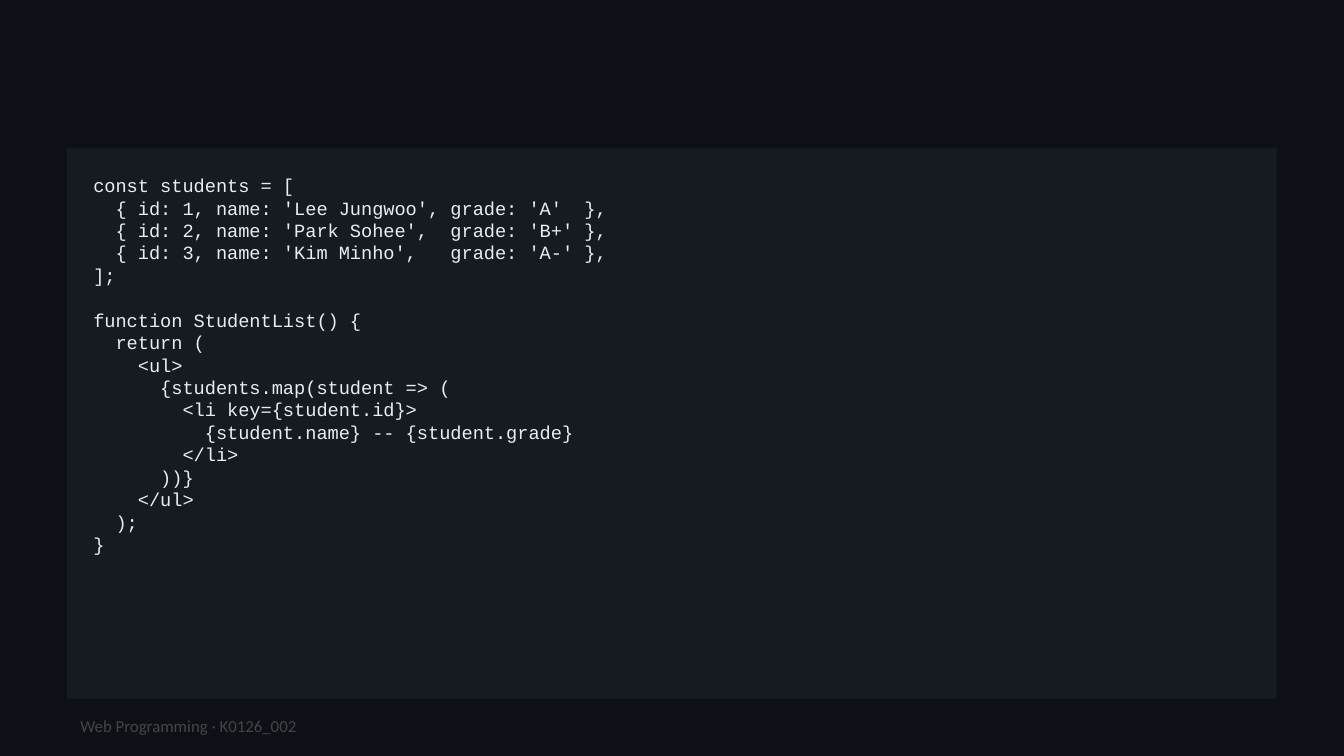
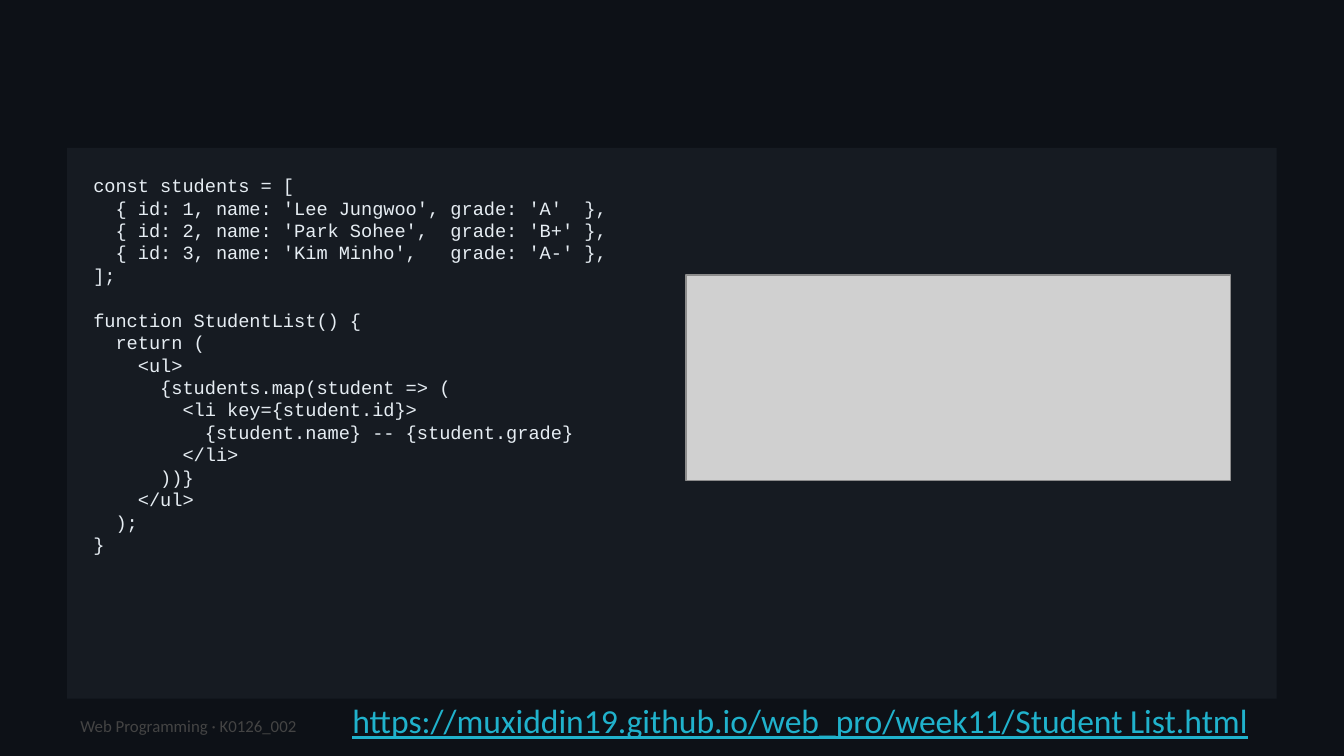
Before and after one commit to muxiddin19/WebPro, a slide deck: slide 16 of week10/WebPro_Week11_Fri_ReactProps_v1.pptx. Drawn at 1344x756 pixels with LibreOffice and Linux fonts; fonts in the diff are those of the drawing; grey boxes stand for pictures. Boxes give left, top, right and bottom in pixels: in the first picture for what was removed or moved away, otherwise in the second. Text is boxed around its words. In the diff, an @@ line names an element or a change of style, - is before the commit and + after.

```diff
--- a/week10/WebPro_Week11_Fri_ReactProps_v1.pptx
+++ b/week10/WebPro_Week11_Fri_ReactProps_v1.pptx
@@ picture added at bbox=[685, 276, 1230, 481] @@
@@ text added at bbox=[352, 709, 1247, 739], 18 pt, text #20B2CC, underline @@
+https://muxiddin19.github.io/web_pro/week11/Student List.html
```
Also in this commit, not shown: 17 other slides changed, 3 slides added, 3 slides removed, 2 other files.
